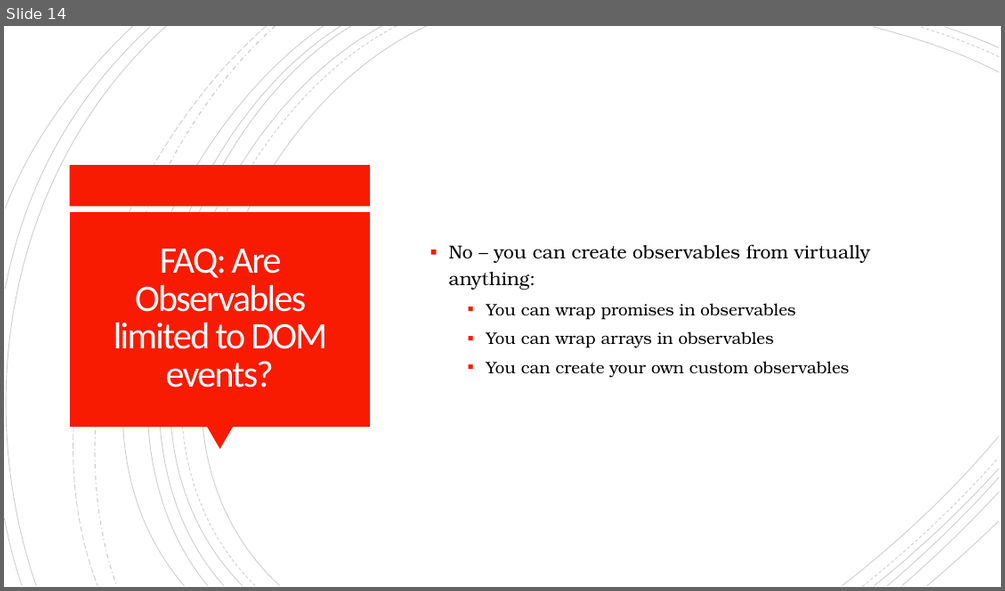
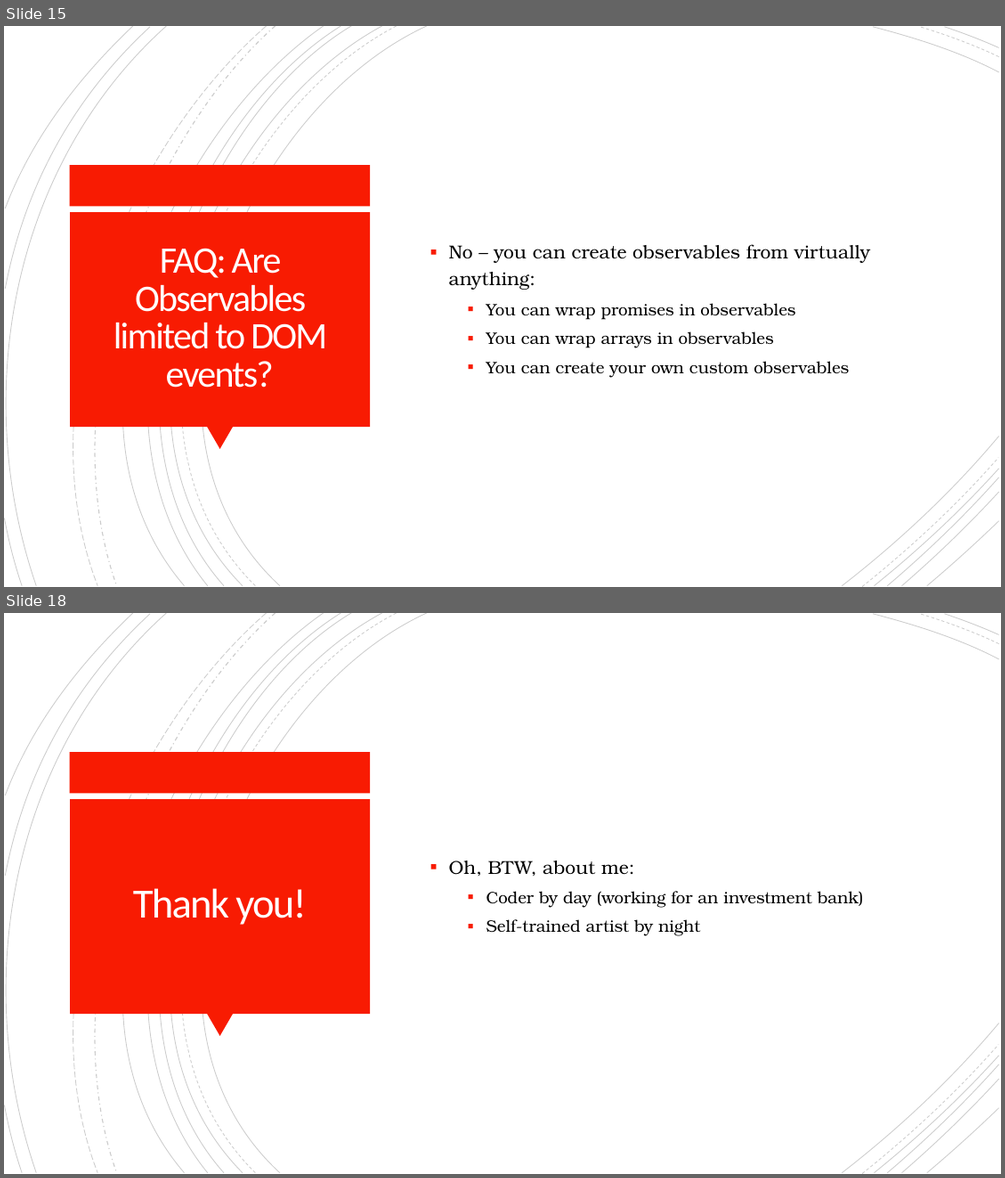
Before and after one commit to amielperez/observables-talkjs, a slide deck: doc/Reactive Programming - talkjs.pptm. Shown one above the other, each under a label of ours: slide 14 before the commit, slides 15 and 18 after it; the slides between them are not shown. The pictures are 1005x591 and 1005x1178 pixels, drawn with LibreOffice and Linux fonts; fonts in the diff are those of the drawing. Boxes give left, top, right and bottom in pixels: in the first picture for what was removed or moved away, otherwise in the second. Text is boxed around its words. In the diff, an @@ line names an element or a change of style, - is before the commit and + after.

```diff
--- a/doc/Reactive Programming - talkjs.pptm
+++ b/doc/Reactive Programming - talkjs.pptm
@@ slide 18 added at bbox=[4, 613, 1001, 1174], background #FFFFFF; not listed: 24 template elements that a slide beside it also shows @@
@@ text added at bbox=[449, 860, 864, 936], 16 pt, text #000000 @@
+▪ Oh, BTW, about me:
+  ▪ Coder by day (working for an investment bank)
+  ▪ Self-trained artist by night
@@ title added at bbox=[133, 888, 307, 925], 40 pt, text #FFFEFF @@
+Thank you!
@@ what was slide 14 is now slide 15 @@
```
Also in this commit, not shown: 3 slides changed, 3 other slides added.
